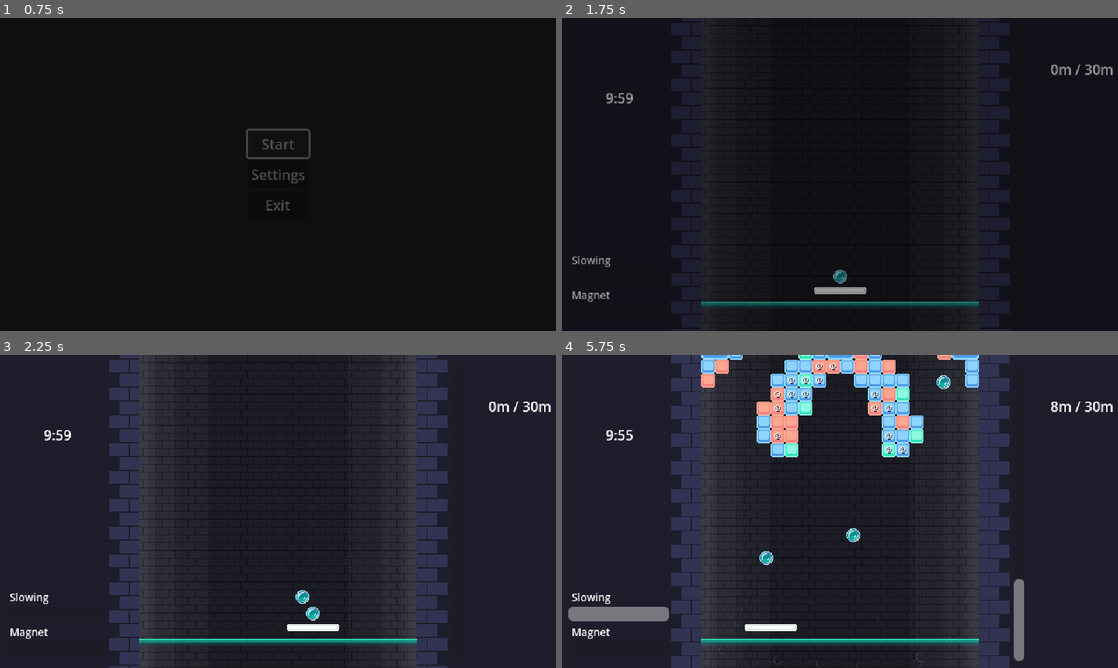
Above: before the commit, frames 1-4 (two rows, left to right).
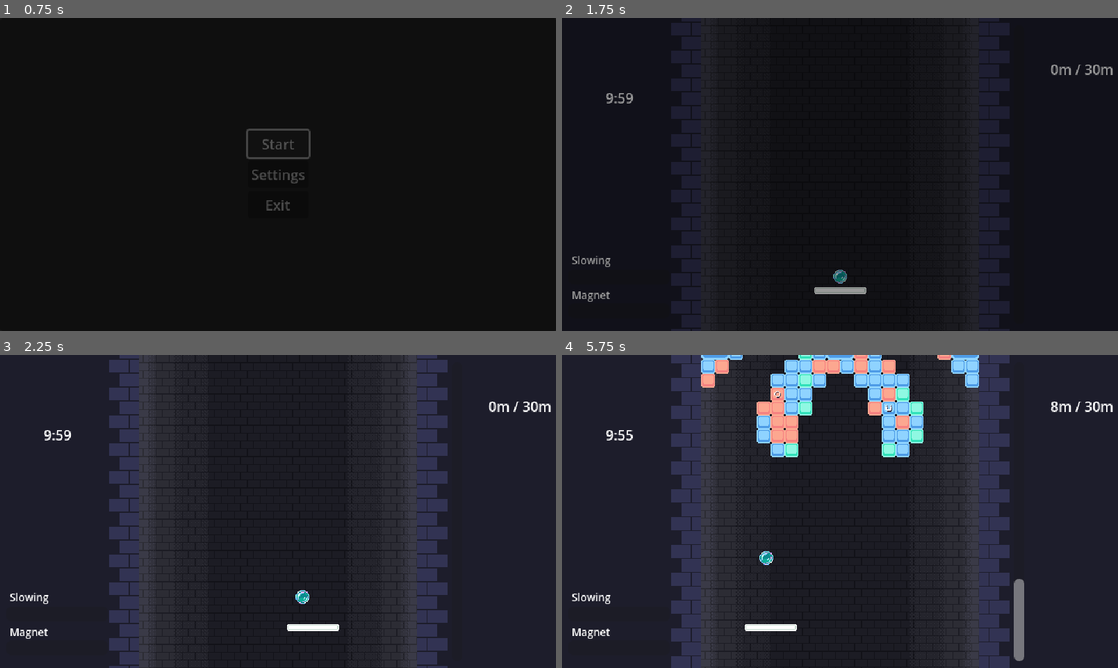
Above: after the commit, the same moments.

Repository: Christian-3-NA/incremental-breaker
Game: Godot game, scene res://Scenes/main_menu.tscn
Two runs of this game, one before a commit and one after it. Both use one fixed random seed, a clock stepped at 60 frames per second and the inputs below.
Inputs:
- Up to frame 1 (0.75 s): click "Start" at 0.5 s
- Up to frame 2 (1.75 s): click "Start" at 1.25 s
- Up to frame 3 (2.25 s): hold D (move_right) from 2.03 s (still down); tap W (primary_action) at 2.1 s
- Up to frame 4 (5.75 s): release D (move_right) at 2.78 s; hold A (move_left) 2.78-3.53 s; tap S (secondary_action) at 2.85, 4.35 s; hold D (move_right) 3.53-5.03 s; tap W (primary_action) at 3.6, 5.1 s; hold A (move_left) from 5.03 s (still down)

Frame 1 is identical in both runs. In frame 2, 0.8% of the frame differs, in the area x 25-75%, y 90-93%; in frame 3, 1.1%; in frame 4, 2.5%, in the area x 1-75%, y 1-93%.

Commit message:
finished both new powerups

Diff:
--- a/Scenes/game_manager.tscn
+++ b/Scenes/game_manager.tscn
@@ -197,8 +197,10 @@
 position = Vector2(160, 378)
 
 [node name="ParticleManager" type="Node2D" parent="."]
-process_mode = 4
 script = ExtResource("3_sq00h")
+
+[node name="CoinMagnetTimer" type="Timer" parent="."]
+one_shot = true
 
 [connection signal="area_entered" from="SlowingField" to="." method="_on_slowing_field_area_entered"]
 [connection signal="body_entered" from="SlowingField" to="." method="_on_slowing_field_body_entered"]
--- a/Scripts/coin.gd
+++ b/Scripts/coin.gd
@@ -5,6 +5,7 @@
 
 # Scenes
 var rng = RandomNumberGenerator.new()
+var paddle_reference = Global.player_paddle
 
 
 ''' ---------- DEFAULT FUNCTIONS ---------- '''
@@ -16,7 +17,17 @@
 
 # Called every frame. 'delta' is the elapsed time since the previous frame.
 func _physics_process(delta: float) -> void:
-	velocity.y += 300 * delta
+	# If Magnet Powerup is active then get funky with it, otherwise just fall
+	if paddle_reference.magnet_active:
+		if global_position.distance_to(paddle_reference.global_position) < 100:
+			global_position = global_position.move_toward(paddle_reference.global_position, 10)
+		else:
+			velocity.x += 10 * min(max(paddle_reference.global_position.x - global_position.x, -1), 1)
+			velocity.y += 10 * min(max(paddle_reference.global_position.y - global_position.y, -1), 1)
+			velocity.x = min(max(velocity.x, -200), 200)
+			velocity.y = min(max(velocity.y, -200), 200)
+	else:
+		velocity.y += 300 * delta
 	rotation += 1 * (velocity.x/300)
 
 	var collision_info = move_and_collide(velocity * delta)
--- a/Scripts/game_manager.gd
+++ b/Scripts/game_manager.gd
@@ -15,6 +15,7 @@
 var game_timer = Global.get_node("GameTimer")
 var game_time = Global.max_game_time
 var rng = RandomNumberGenerator.new()
+@onready var coin_magnet_timer = $CoinMagnetTimer
 
 var pattern_list_size = Global.image_pattern_ref_list.size() - 1 # Randi_range is inclusive for some reason
 
@@ -57,6 +58,7 @@
 	new_paddle.position = Vector2(160, 313)
 	add_child(new_paddle)
 	paddle_ref = new_paddle
+	Global.player_paddle = paddle_ref
 
 	# Enable the safety net
 	if current_nets > 0:
@@ -68,6 +70,9 @@
 
 	#Configure Powerups
 	$LeftPanel/SlowingFieldBar.max_value = Global.max_slowing_field_time
+	coin_magnet_timer.wait_time = Global.max_coin_magnet_time
+	coin_magnet_timer.timeout.connect(end_coin_magnet)
+	$LeftPanel/CoinMagnetBar.max_value = Global.max_coin_magnet_time
 
 
 # Called every frame. 'delta' is the elapsed time since the previous frame.
@@ -95,6 +100,7 @@
 
 	# Powerup Displays
 	$LeftPanel/SlowingFieldBar.value = $SlowingField/SlowingFieldTimer.time_left
+	$LeftPanel/CoinMagnetBar.value = coin_magnet_timer.time_left
 
 	# Spawn nets with powerups
 	if current_nets > 0:
@@ -184,6 +190,10 @@
 	parrallax_tween.tween_property(parallax_ref, "scroll_offset", parallax_ref.scroll_offset + Vector2(0, 16 * distance_multiplier), time/1.3)
 
 
+func end_coin_magnet():
+	Global.player_paddle.set("magnet_active", false)
+
+
 ''' ---------- BLOCK FUNCTIONS ---------- '''
 
 func spawn_block(c, r):
--- a/Scripts/global.gd
+++ b/Scripts/global.gd
@@ -1,4 +1,5 @@
 extends Node
+
 
 var coins = 100
 var stars = 0
@@ -7,10 +8,11 @@
 var coin_chance = 0.25 # %chance of out 1.0
 var paddle_size = 60.0 # by pixels
 var ball_speed = 200.0
-var ball_count = 3.0 # how many balls
+var ball_count = 1.0 # how many balls
 var max_game_time = 600.0
-var starting_nets = 1000.0
+var starting_nets = 0.0
 var max_slowing_field_time = 15.0
+var max_coin_magnet_time = 15.0
 
 # Powerup spawn chances and names
 var spawn_extra_ball_name = "EXTRA_BALL"
@@ -18,10 +20,12 @@
 var spawn_safety_net_name = "SAFETY_NET"
 var spawn_safety_net_chance = 0.015
 var spawm_slowing_field_name = "SLOWING_FIELD"
-var spawm_slowing_field_chance = 0.3
-var all_powerup_names = [spawn_extra_ball_name, spawn_safety_net_name, spawm_slowing_field_name]
-var all_powerup_spawn_weights = [spawn_extra_ball_chance, spawn_safety_net_chance, spawm_slowing_field_chance]
-var total_powerup_spawn_chance = spawn_extra_ball_chance + spawn_safety_net_chance + spawm_slowing_field_chance
+var spawm_slowing_field_chance = 0.015
+var spawn_coin_magnet_name = "COIN_MAGNET"
+var spawn_coin_magnet_chance = 0.015
+var all_powerup_names = [spawn_extra_ball_name, spawn_safety_net_name, spawm_slowing_field_name, spawn_coin_magnet_name]
+var all_powerup_spawn_weights = [spawn_extra_ball_chance, spawn_safety_net_chance, spawm_slowing_field_chance, spawn_coin_magnet_chance]
+var total_powerup_spawn_chance = spawn_extra_ball_chance + spawn_safety_net_chance + spawm_slowing_field_chance + spawn_coin_magnet_chance
 
 # Equipment Upgrades. bools are 0 or 1
 var laser_unlocked = 0
@@ -42,6 +46,7 @@
 ]
 
 # Gameplay Variables
+var player_paddle
 var goal_height = 30
 
 # Color Constants
--- a/Scripts/player_paddle.gd
+++ b/Scripts/player_paddle.gd
@@ -15,6 +15,7 @@
 var paddle_size = Global.paddle_size
 var ball_count = Global.ball_count
 var held_ball_count = ball_count
+var magnet_active = false
 
 # Function Variables
 var accel_percent = 0
--- a/Scripts/powerup.gd
+++ b/Scripts/powerup.gd
@@ -8,6 +8,7 @@
 var ball_powerup_sprite = preload("res://Assets/power_up_icons/extra_ball_power.png")
 var safety_net_powerup_sprite = preload("res://Assets/power_up_icons/safety_net_power.png")
 var slowing_field_powerup_sprite = preload("res://Assets/power_up_icons/slowing_field_power.png")
+var coin_magnet_powerup_sprite = preload("res://Assets/power_up_icons/coin_magnet_power.png")
 @onready var game_manager_ref = get_parent().get_parent()
 
 # States
@@ -27,6 +28,9 @@
 
 		"SLOWING_FIELD":
 			$PowerupSprite.texture = slowing_field_powerup_sprite
+
+		"COIN_MAGNET":
+			$PowerupSprite.texture = coin_magnet_powerup_sprite
 
 
 
@@ -49,3 +53,7 @@
 
 		"SLOWING_FIELD":
 			game_manager_ref.get_node("SlowingField").enable_field()
+
+		"COIN_MAGNET":
+			Global.player_paddle.magnet_active = true
+			game_manager_ref.get_node("CoinMagnetTimer").start()
Binary file added: Assets/power_up_icons/coin_magnet_power.png
Not shown, added: Assets/power_up_icons/coin_magnet_power.png.import
Binary file changed: Assets/upgrade_icons/upgrade_default.png
